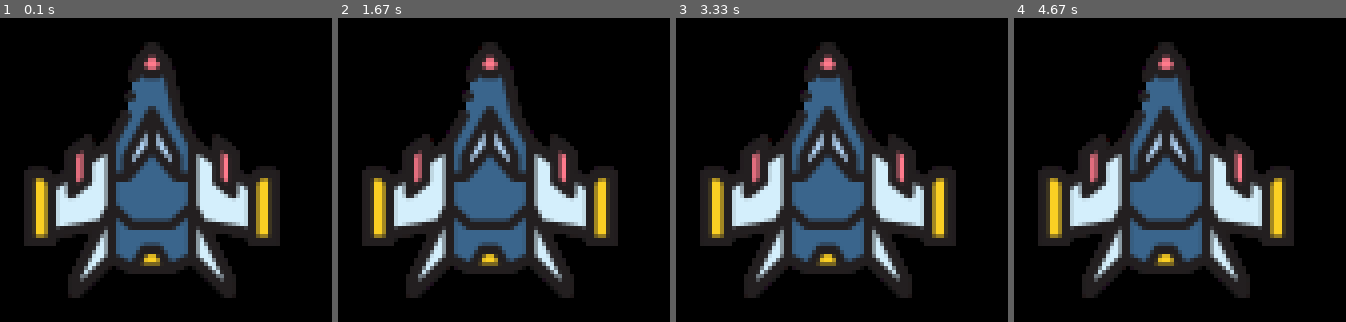
Above: before the commit, frames 1-4 (left to right).
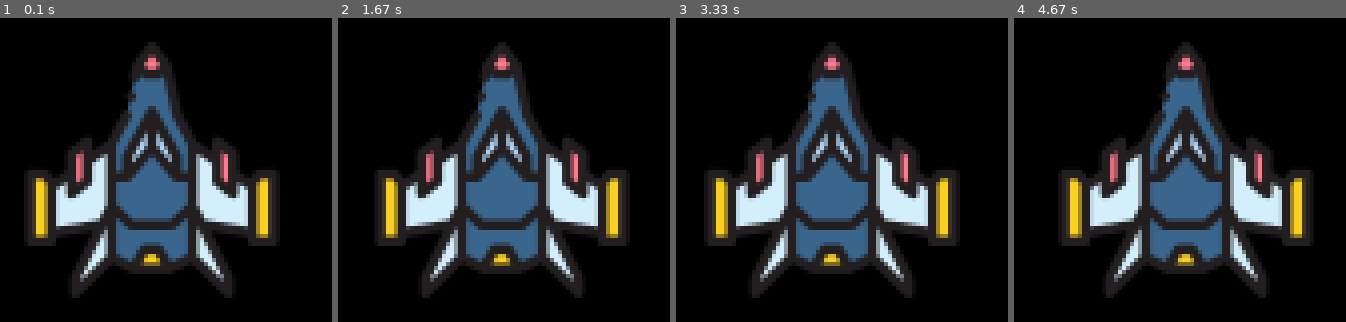
Above: after the commit, the same moments.

Repository: nardiyansah/Space-Invader-with-Pygame
Game: pygame game, started from main.py
The game is run twice, just before and just after one commit, with the same random seed, the same clock (stepped at 60 frames per second) and the same inputs.
Inputs:
- Up to frame 1 (0.1 s): no input
- Up to frame 2 (1.67 s): hold Right 0.33-0.8 s; hold Right 0.83-1.3 s; hold Left from 1.33 s (still down)
- Up to frame 3 (3.33 s): release Left at 1.87 s; hold Left 1.9-2.3 s; hold Right 2.33-2.97 s; hold Left from 3 s (still down)
- Up to frame 4 (4.67 s): release Left at 3.47 s; hold Right 3.5-3.97 s; hold Right 4-4.47 s; hold Left from 4.5 s (still down)

The runs differ from the first frame. In frame 1, less than 0.1% of the frame differs, in the area x 20-72%, y 21-73%; in frame 2, 25%; in frame 3, 13%; in frame 4, 27%, in the area x 7-90%, y 7-93%.

Commit message:
tambah fungsi gerak kiri kanan untuk Spaceship.py

Diff:
--- a/Spaceship.py
+++ b/Spaceship.py
@@ -2,6 +2,7 @@
 
 
 class Spaceship:
+	movementSpeed = 0.1
 
 	def __init__(self, screen):
 		self.__playerImg = pygame.image.load('./assets/spaceship64.png')
@@ -12,3 +13,9 @@
 	# show player
 	def show(self):
 		self.screen.blit(self.__playerImg, (self.__playerX, self.__playerY))
+
+	def move_to_right(self):
+		self.__playerX += self.movementSpeed
+
+	def move_to_left(self):
+		self.__playerX -= self.movementSpeed
--- a/main.py
+++ b/main.py
@@ -1,5 +1,6 @@
+import sys
+
 import pygame
-import sys
 
 # object in game
 from Spaceship import Spaceship
@@ -18,7 +19,17 @@
 
 # loop (game running)
 while True:
+	screen.fill((0, 0, 0))
+
 	# 	get all event in game
+	keys = pygame.key.get_pressed()
+	# left arrow pressed
+	if keys[pygame.K_LEFT]:
+		player.move_to_left()
+	# right arrow pressed
+	if keys[pygame.K_RIGHT]:
+		player.move_to_right()
+
 	for event in pygame.event.get():
 		# 		exit button pressed
 		if event.type == pygame.QUIT: sys.exit()
